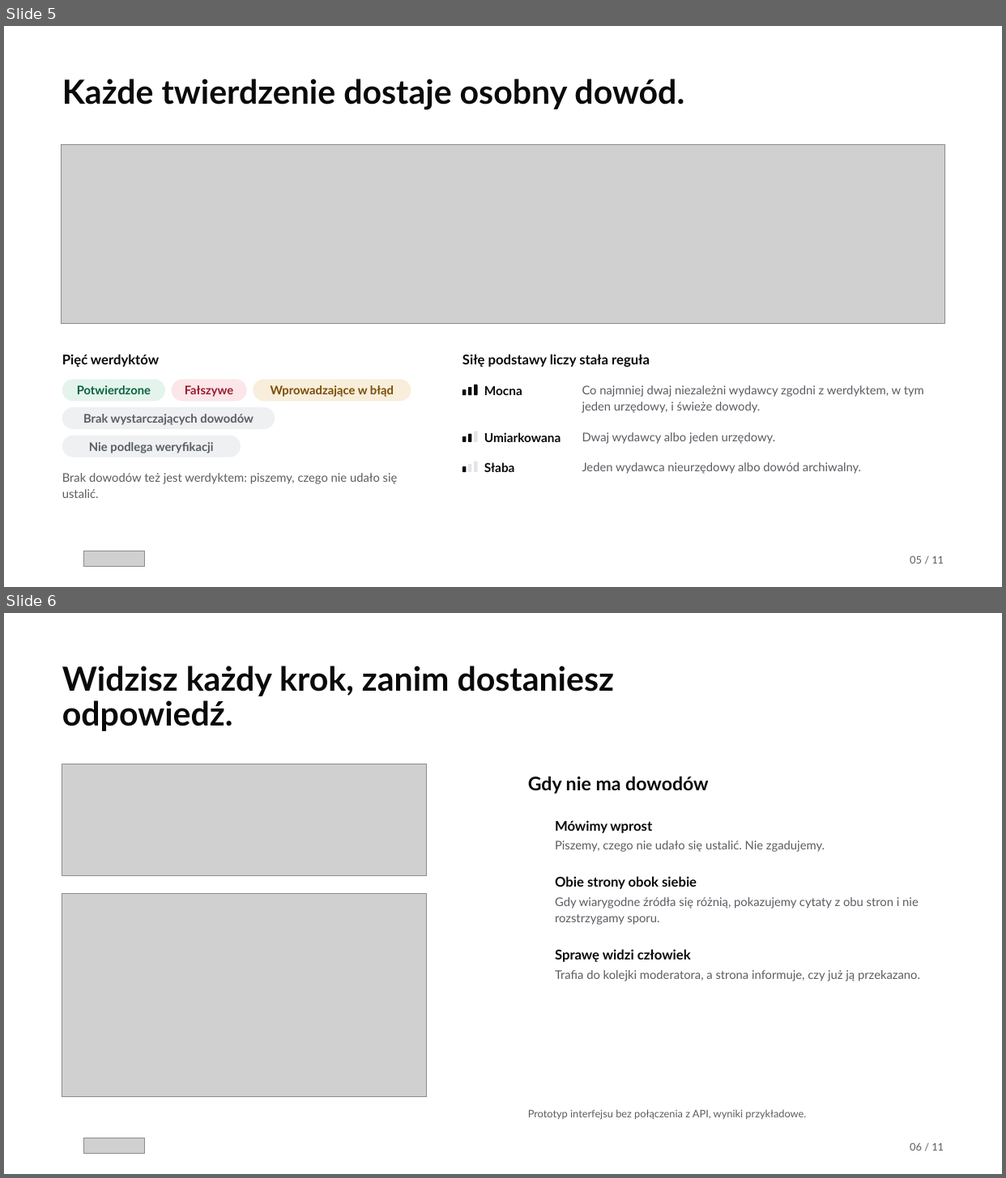
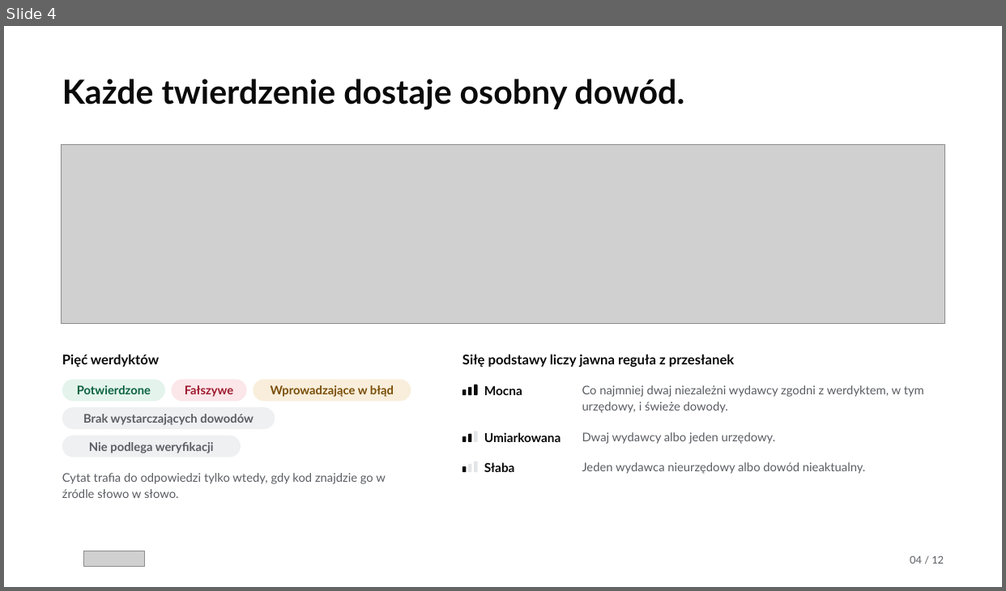
Before and after one commit to Meritum-HackNation2026/meritum-marketing, a slide deck: deck/meritum-deck.pptx. Shown one above the other, each under a label of ours: slides 5 and 6 before the commit, slide 4 after it. The pictures are 1006x1178 and 1006x591 pixels, drawn with LibreOffice and Linux fonts; fonts in the diff are those of the drawing; grey boxes stand for pictures; background and template pictures are left out. Boxes give left, top, right and bottom in pixels: in the first picture for what was removed or moved away, otherwise in the second. Text is boxed around its words. In the diff, an @@ line names an element or a change of style, - is before the commit and + after.

Commit message:
feat(deck): oba decki pokazują zmierzone wyniki, koszty, skalowanie i diagram kontenerów (#21)
Oba decki mają 12 slajdów w tej samej kolejności. Slajd z wynikami pokazuje
przebieg 7b przy każdym celu, także tam, gdzie celu nie spełniamy. Doszły
slajdy o kosztach według poziomu przyjęcia i o skalowaniu, każdy z linkiem
do arkusza. Slajd o użytkownikach wszedł do slajdu o kanałach, a pasek
postępu i strona wstrzymania do jednego slajdu z wynikiem.
Pełny diagram kontenerów, siedem przebiegów i prognoza są w dodatku
(deck/meritum-own/dodatek.html) poza limitem 12 slajdów.
Deck zespołu wycina tabele z liczbami z index.html, więc liczby w obu
deckach są te same.

```diff
--- a/deck/meritum-deck.pptx
+++ b/deck/meritum-deck.pptx
@@ slide 6 removed at <box>4,613,1002,1174</box>, background #FFFFFF @@
@@ text removed at <box>62,666,614,731</box> @@
-Widzisz każdy krok, zanim dostaniesz odpowiedź.
@@ picture removed at <box>62,764,426,875</box> @@
@@ text removed at <box>528,776,709,794</box> @@
-Gdy nie ma dowodów
@@ text removed at <box>555,820,652,833</box> @@
-Mówimy wprost
@@ text removed at <box>555,841,825,852</box> @@
-Piszemy, czego nie udało się ustalić. Nie zgadujemy.
@@ text removed at <box>555,876,697,889</box> @@
-Obie strony obok siebie
@@ picture removed at <box>62,894,426,1097</box> @@
@@ text removed at <box>555,897,918,925</box> @@
-Gdy wiarygodne źródła się różnią, pokazujemy cytaty z obu stron i nie rozstrzygamy sporu.
@@ text removed at <box>555,949,691,962</box> @@
-Sprawę widzi człowiek
@@ text removed at <box>555,970,920,982</box> @@
-Trafia do kolejki moderatora, a strona informuje, czy już ją przekazano.
@@ text removed at <box>528,1110,806,1119</box> @@
-Prototyp interfejsu bez połączenia z API, wyniki przykładowe.
@@ picture removed at <box>84,1138,145,1153</box> @@
@@ text removed at <box>910,1143,944,1151</box> @@
-06 / 11
@@ what was slide 5 is now slide 4 @@
@@ slide 4 changed as well @@
@@ text at <box>462,354,734,367</box>: text changed @@
-Siłę podstawy liczy stała reguła
+Siłę podstawy liczy jawna reguła z przesłanek
@@ text at <box>582,386,924,413</box>: text changed @@
-Co najmniej dwaj niezależni wydawcy zgodni z werdyktem, w tym jeden urzędowy, i świeże dowody.
+Co najmniej dwaj niezależni wydawcy zgodni z werdyktem, w tym urzędowy, i świeże dowody.
@@ text at <box>582,463,865,474</box>: text changed @@
-Jeden wydawca nieurzędowy albo dowód archiwalny.
+Jeden wydawca nieurzędowy albo dowód nieaktualny.
@@ text at <box>62,473,386,498</box>: text changed @@
-Brak dowodów też jest werdyktem: piszemy, czego nie udało się ustalić.
+Cytat trafia do odpowiedzi tylko wtedy, gdy kod znajdzie go w źródle słowo w słowo.
@@ text at <box>910,556,944,564</box>: text changed @@
-05 / 11
+04 / 12
```
Also in this commit, not shown: 4 other slides changed, 7 slides added, 5 other slides removed, 38 other files.
